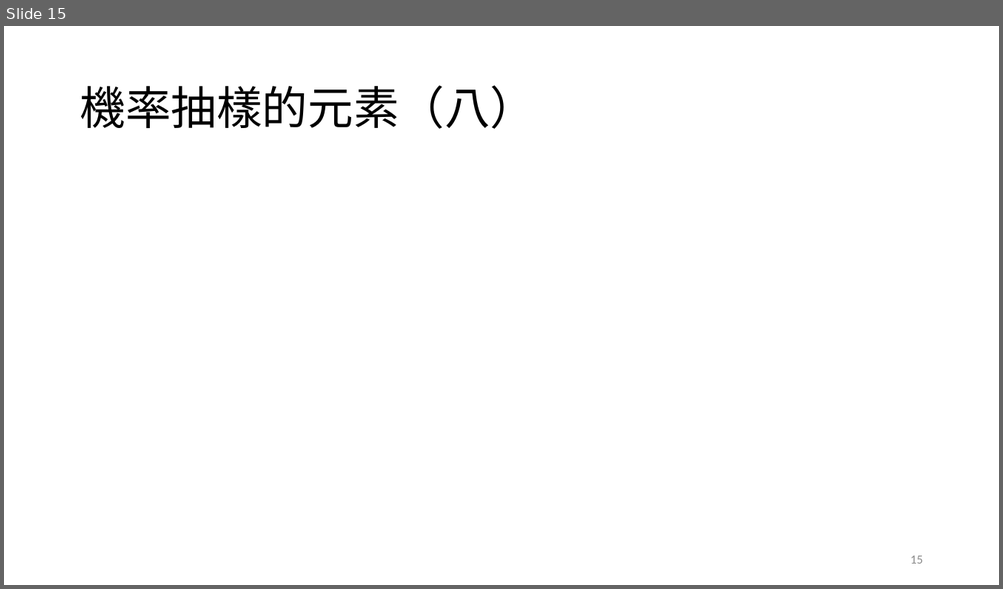
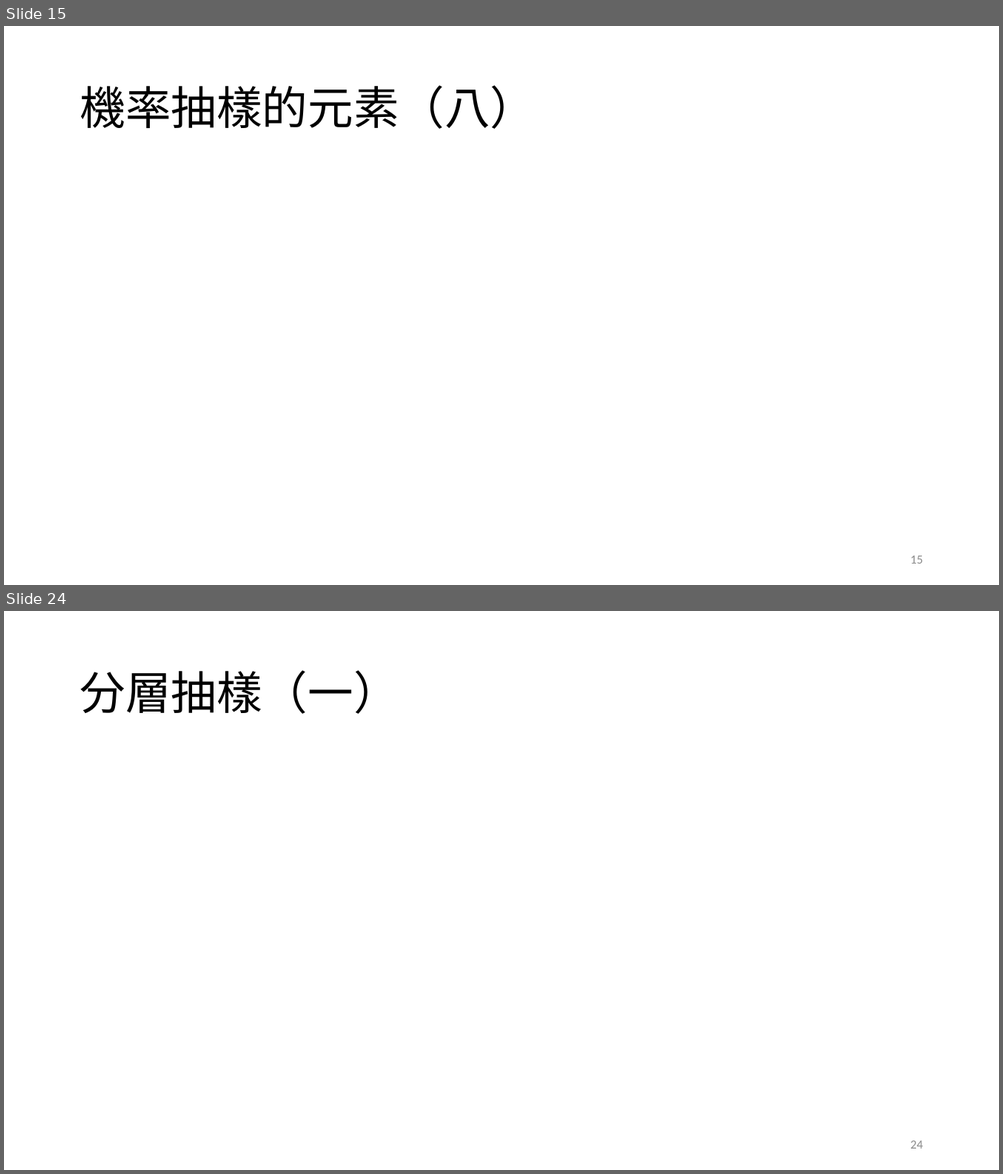
Before and after one commit to TsaiChiahung/PublicOpinion2026, a slide deck: 投影片/民意與調查Week5.pptx. Shown one above the other, each under a label of ours: slide 15 before the commit, slides 15 and 24 after it; the slides between them are not shown. The pictures are 1003x589 and 1003x1174 pixels, drawn with LibreOffice and Linux fonts; fonts in the diff are those of the drawing; grey boxes stand for pictures. Boxes give left, top, right and bottom in pixels: in the first picture for what was removed or moved away, otherwise in the second. Text is boxed around its words. In the diff, an @@ line names an element or a change of style, - is before the commit and + after.

```diff
--- a/投影片/民意與調查Week5.pptx
+++ b/投影片/民意與調查Week5.pptx
@@ slide 24 added at (4, 611, 999, 1170), background #FFFFFF @@
@@ title added at (79, 670, 398, 714), 44 pt, text #000000 @@
+分層抽樣（一）
@@ page number added at (910, 1141, 922, 1149), 12 pt, text #8C8C8C @@
+24
```
Also in this commit, not shown: 1 slide changed, 9 other slides added.
